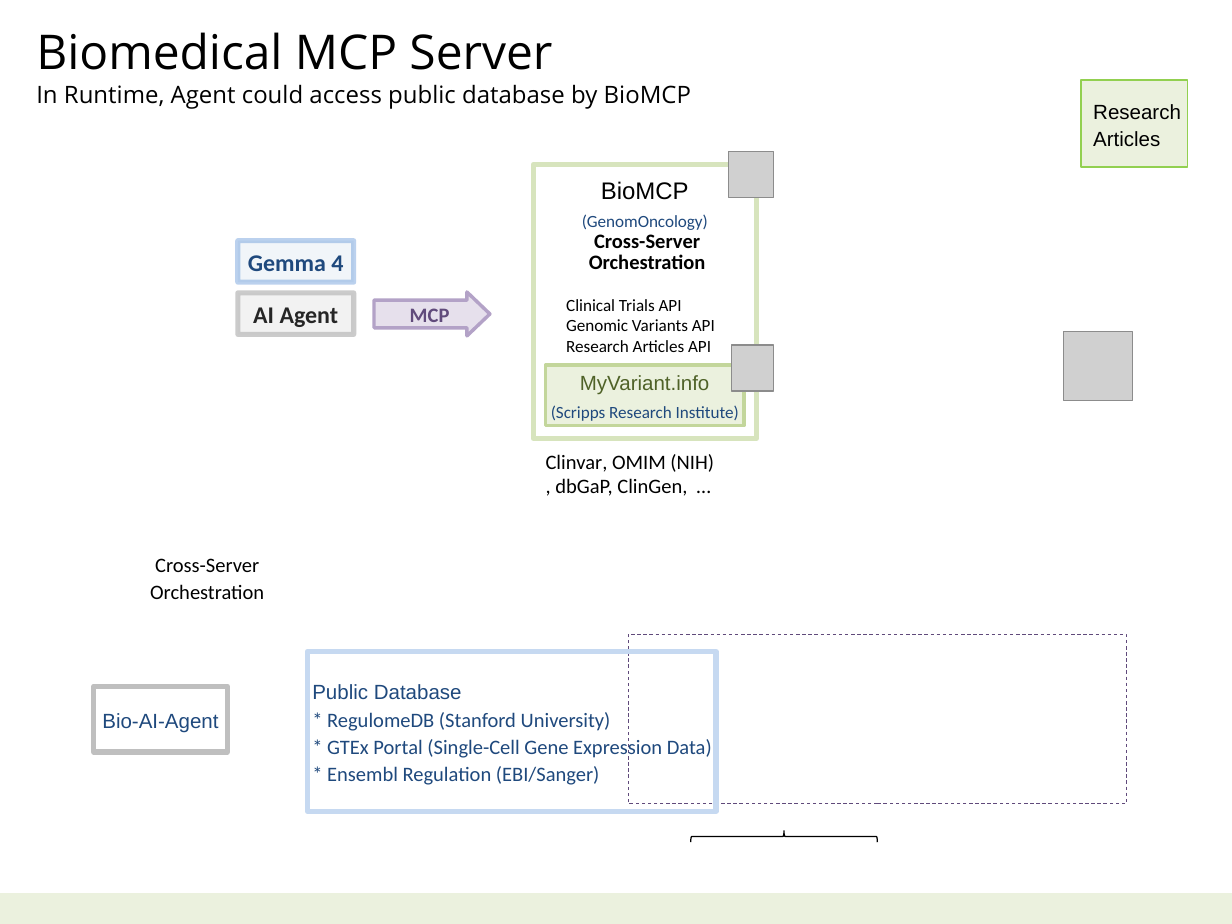
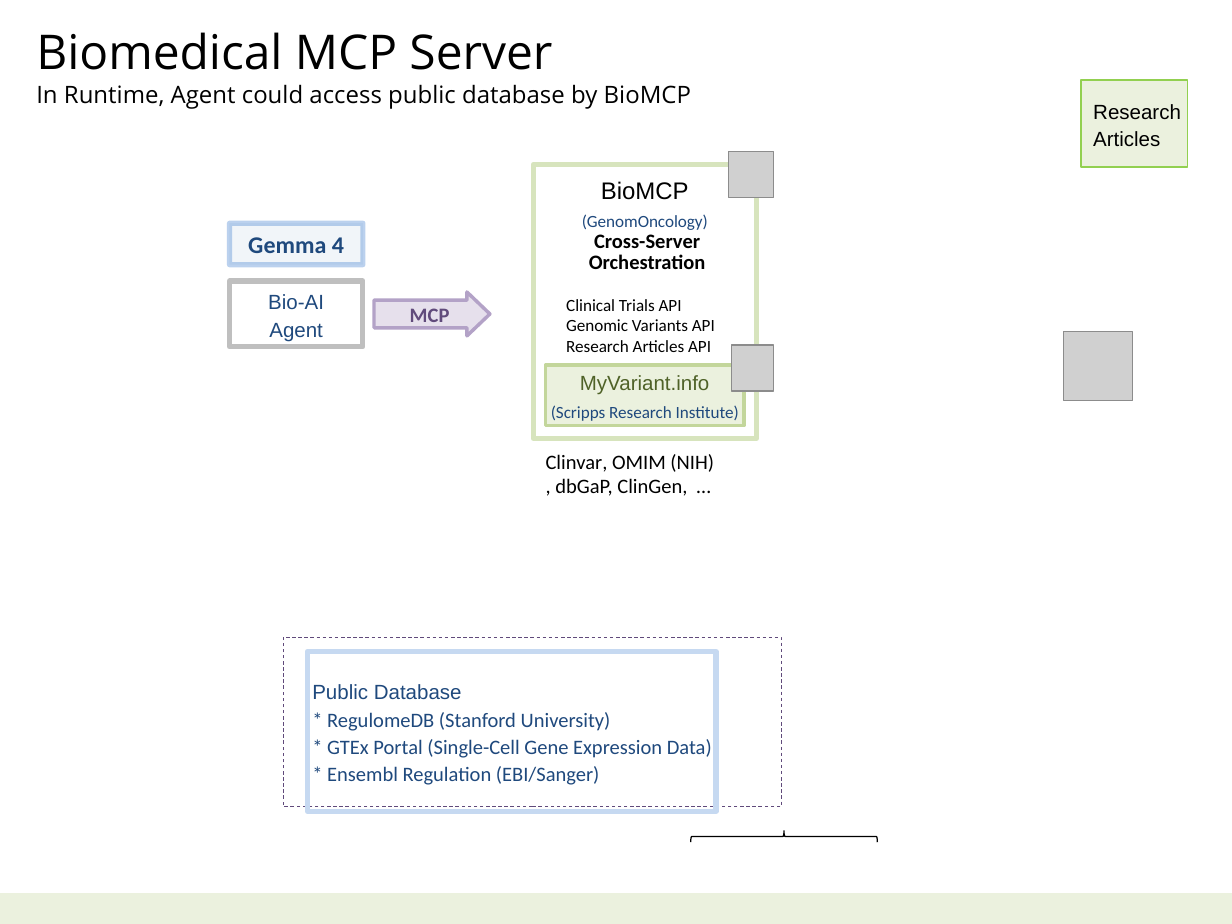
Before and after one commit to navibator/crazy-ai, a slide deck: slide 5 of bio-it-agent.pptx. Drawn at 1232x924 pixels with LibreOffice and Linux fonts; fonts in the diff are those of the drawing; grey boxes stand for pictures. Boxes give left, top, right and bottom in pixels: in the first picture for what was removed or moved away, otherwise in the second. Text is boxed around its words. In the diff, an @@ line names an element or a change of style, - is before the commit and + after.

```diff
--- a/bio-it-agent.pptx
+++ b/bio-it-agent.pptx
@@ rectangle "Gemma 4": place and size @@
-rectangle "Gemma 4" at <box>238,240,354,282</box>
+rectangle "Gemma 4" at <box>229,223,362,265</box>
@@ rectangle "Bio-AI": place and size @@
-rectangle "Bio-AI" at <box>94,686,227,753</box>
+rectangle "Bio-AI" at <box>229,281,362,347</box>
@@ rectangle removed at <box>238,293,354,335</box> @@
-AI Agent
@@ text in rectangle at <box>268,294,324,342</box>: text changed @@
-Bio-AI-Agent
+Bio-AI
+Agent
@@ text removed at <box>150,558,264,599</box> @@
-Cross-Server
-Orchestration
@@ rectangle: place and size @@
-rectangle at <box>628,634,1127,803</box>
+rectangle at <box>283,637,782,806</box>
```
Also in this commit, not shown: 2 other slides changed, 3 other files.
